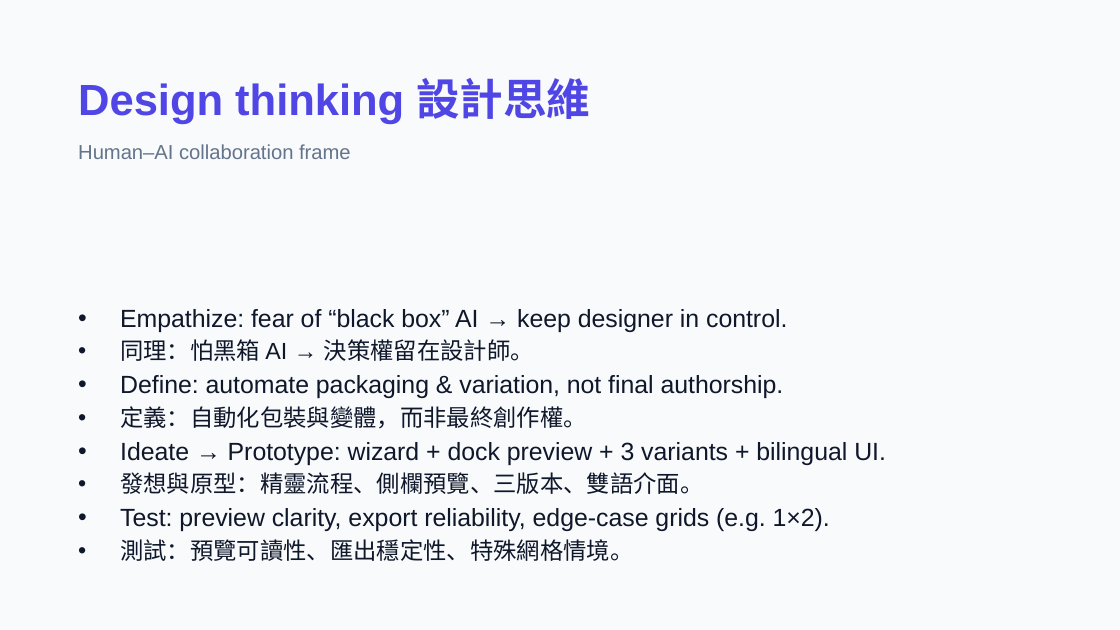
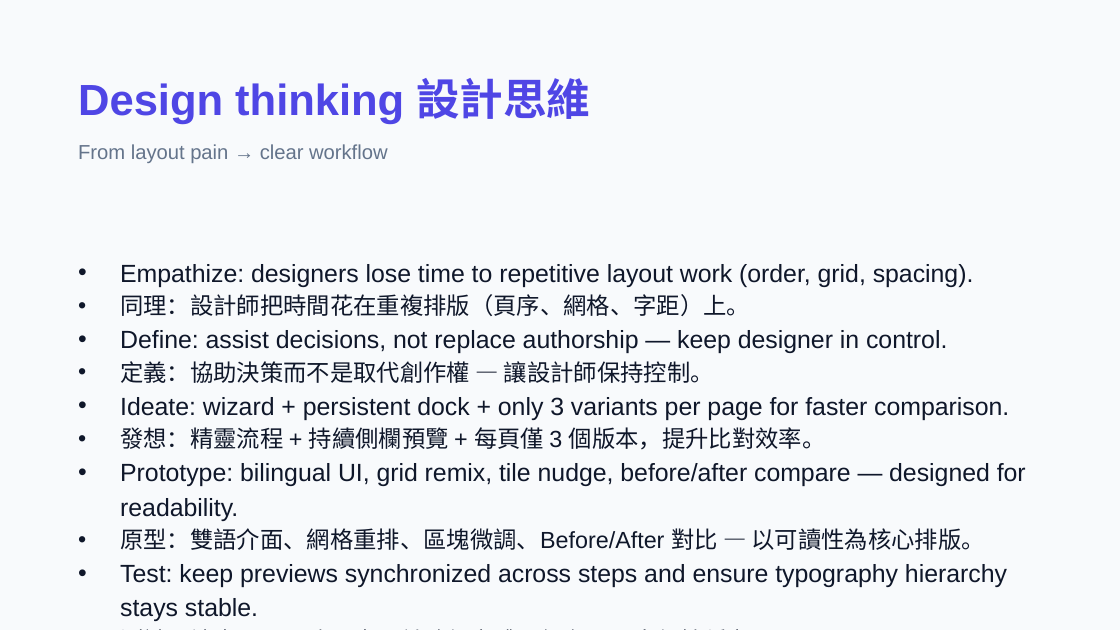
Before and after one commit to macaumonsoon/Portfolio-ReStyle-AI, a slide deck: slide 5 of presentation/Portfolio-ReStyle-AI-Design-Deck.pptx. Drawn at 1120x630 pixels with LibreOffice and Linux fonts; fonts in the diff are those of the drawing. Boxes give left, top, right and bottom in pixels: in the first picture for what was removed or moved away, otherwise in the second. Text is boxed around its words. In the diff, an @@ line names an element or a change of style, - is before the commit and + after.

```diff
--- a/presentation/Portfolio-ReStyle-AI-Design-Deck.pptx
+++ b/presentation/Portfolio-ReStyle-AI-Design-Deck.pptx
@@ text at <box>78,144,388,163</box>: text changed @@
-Human–AI collaboration frame
+From layout pain → clear workflow
@@ text at <box>120,264,1026,621</box>: text changed @@
-• Empathize: fear of “black box” AI → keep designer in control.
-• 同理：怕黑箱 AI → 決策權留在設計師。
-• Define: automate packaging & variation, not final authorship.
-• 定義：自動化包裝與變體，而非最終創作權。
-• Ideate → Prototype: wizard + dock preview + 3 variants + bilingual UI.
-• 發想與原型：精靈流程、側欄預覽、三版本、雙語介面。
-• Test: preview clarity, export reliability, edge-case grids (e.g. 1×2).
-• 測試：預覽可讀性、匯出穩定性、特殊網格情境。
+• Empathize: designers lose time to repetitive layout work (order, grid, spacing).
+• 同理：設計師把時間花在重複排版（頁序、網格、字距）上。
+• Define: assist decisions, not replace authorship — keep designer in control.
+• 定義：協助決策而不是取代創作權 — 讓設計師保持控制。
+• Ideate: wizard + persistent dock + only 3 variants per page for faster comparison.
+• 發想：精靈流程 + 持續側欄預覽 + 每頁僅 3 個版本，提升比對效率。
+• Prototype: bilingual UI, grid remix, tile nudge, before/after compare — designed for readability.
+• 原型：雙語介面、網格重排、區塊微調、Before/After 對比 — 以可讀性為核心排版。
+• Test: keep previews synchronized across steps and ensure typography hierarchy stays stable.
+• 測試：讓步驟間預覽同步、並確保字體層級在界面中保持穩定。
```
Also in this commit, not shown: 5 other slides changed, 1 other file.
